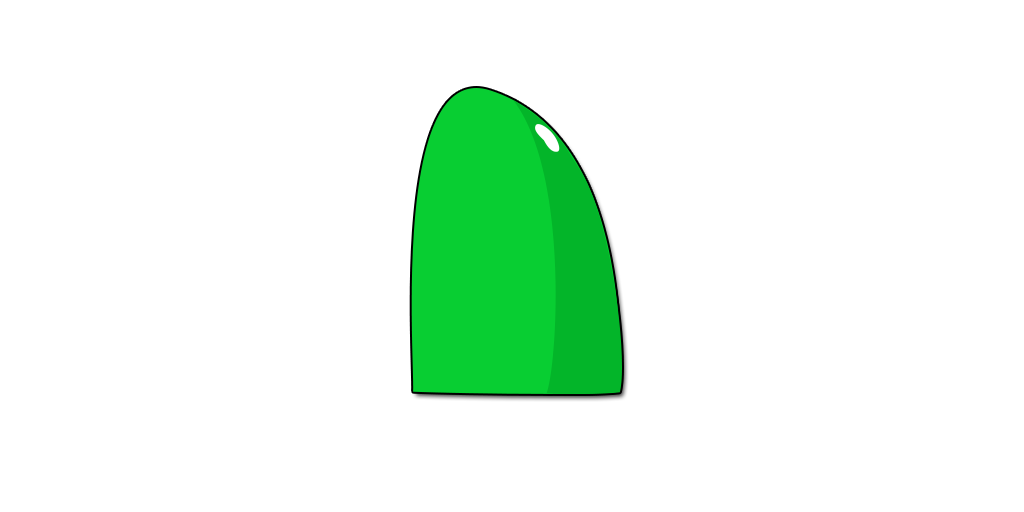
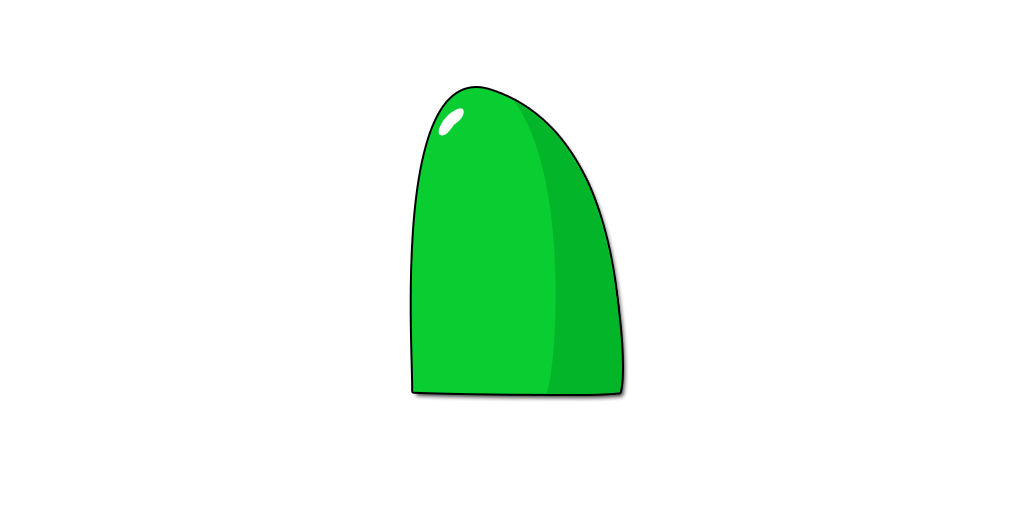
Comparing the layer stacks of the two (1024, 512) images. Changes:
painted on "椭圆 3" over [438, 108, 560, 152]
